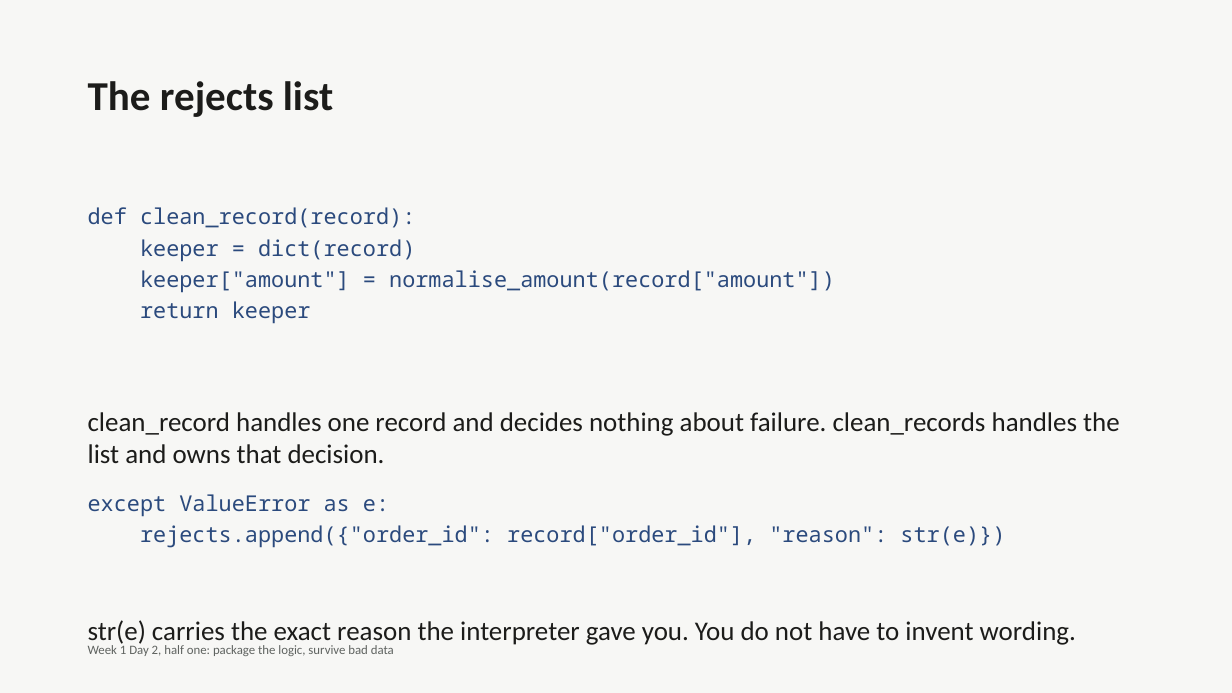
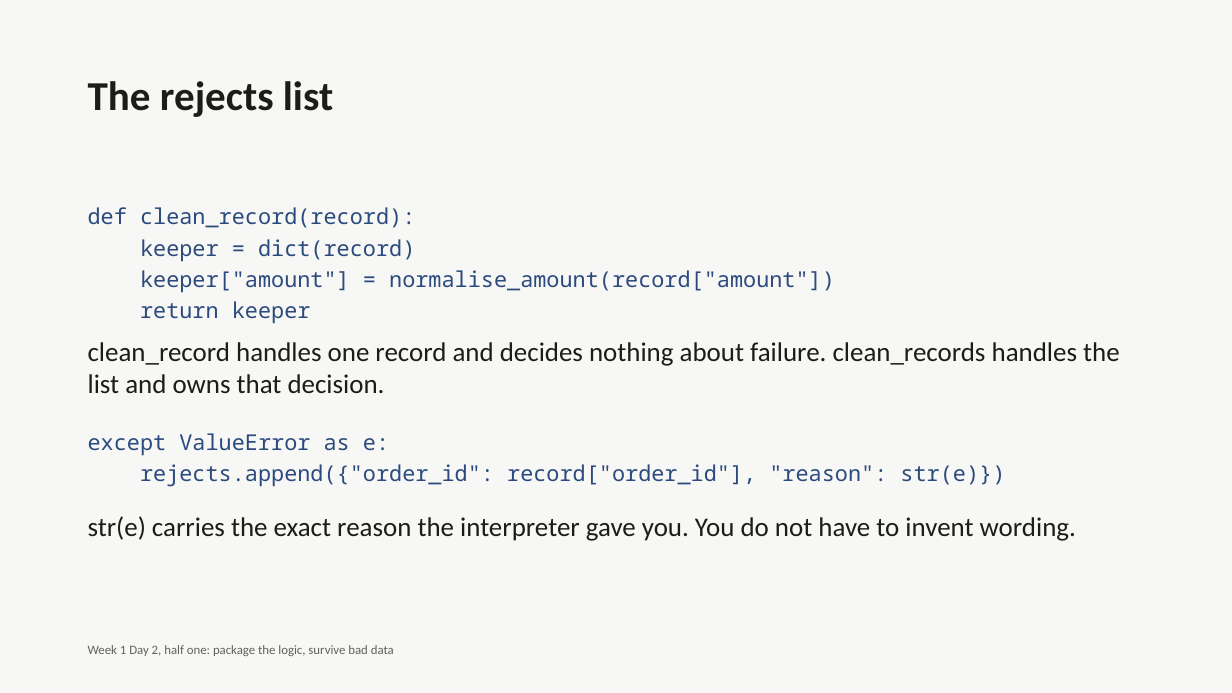
Before and after one commit to fde-academy-lab/c2-content-factory, a slide deck: slide 40 of content/W01/D2/C2_W01_D02_deck_half1_STUDENT.pptx (slide 26 before the commit). Drawn at 1232x693 pixels with LibreOffice and Linux fonts; fonts in the diff are those of the drawing. Boxes give left, top, right and bottom in pixels: in the first picture for what was removed or moved away, otherwise in the second. Text is boxed around its words. In the diff, an @@ line names an element or a change of style, - is before the commit and + after.

```diff
--- a/content/W01/D2/C2_W01_D02_deck_half1_STUDENT.pptx
+++ b/content/W01/D2/C2_W01_D02_deck_half1_STUDENT.pptx
@@ text "clean_record handles one record and ...": place and size @@
-text "clean_record handles one record and ..." at [88, 412, 1120, 464]
+text "clean_record handles one record and ..." at [88, 342, 1120, 394]
@@ text "except ValueError as e:": place and size @@
-text "except ValueError as e:" at [88, 494, 1005, 548]
+text "except ValueError as e:" at [88, 433, 1005, 487]
@@ text "str(e) carries the exact reason ...": place and size @@
-text "str(e) carries the exact reason ..." at [88, 620, 1076, 647]
+text "str(e) carries the exact reason ..." at [88, 516, 1076, 541]
```
Also in this commit, not shown: 31 other slides changed, 30 slides added, 5 other files.
